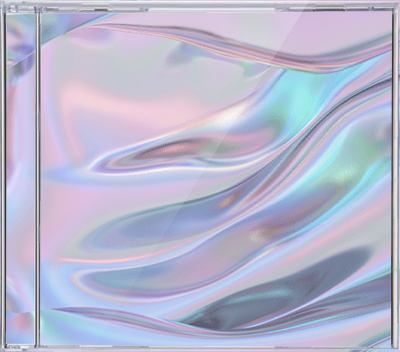
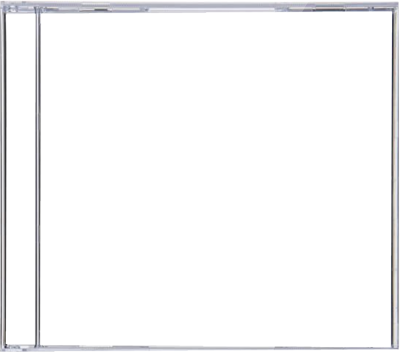
The second 400 × 352 image is a revision of the first. Changes to its layers:
hid "wp4833249" over [0, 0, 400, 352]
